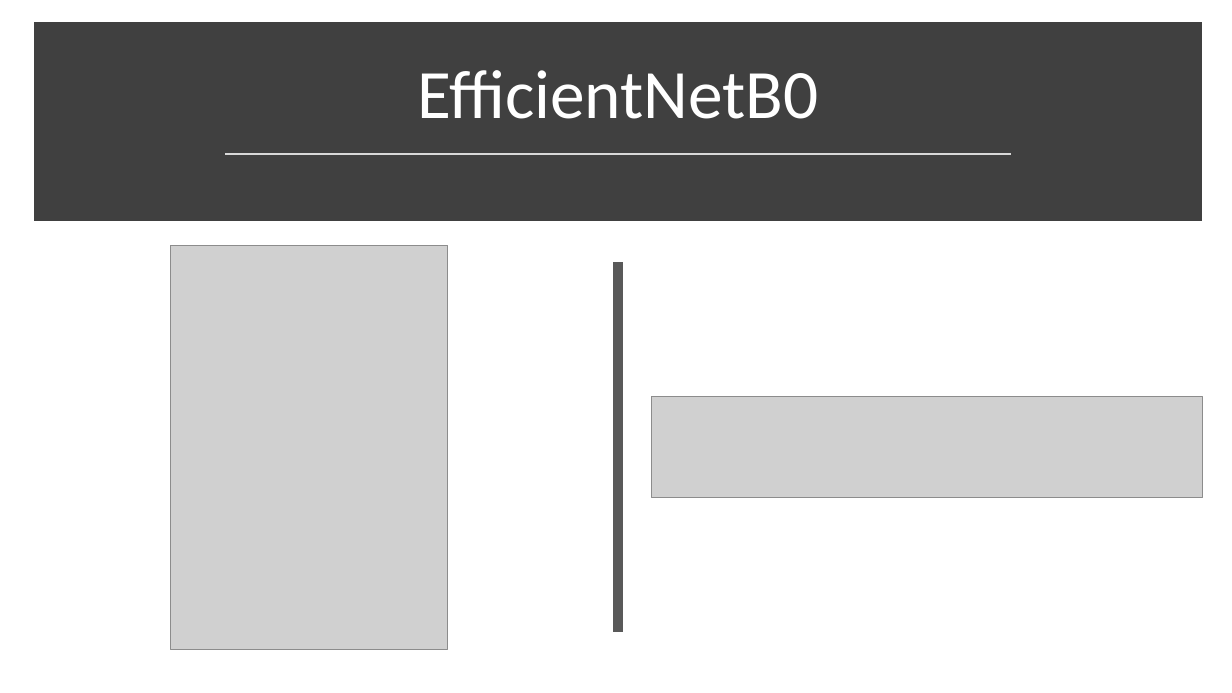
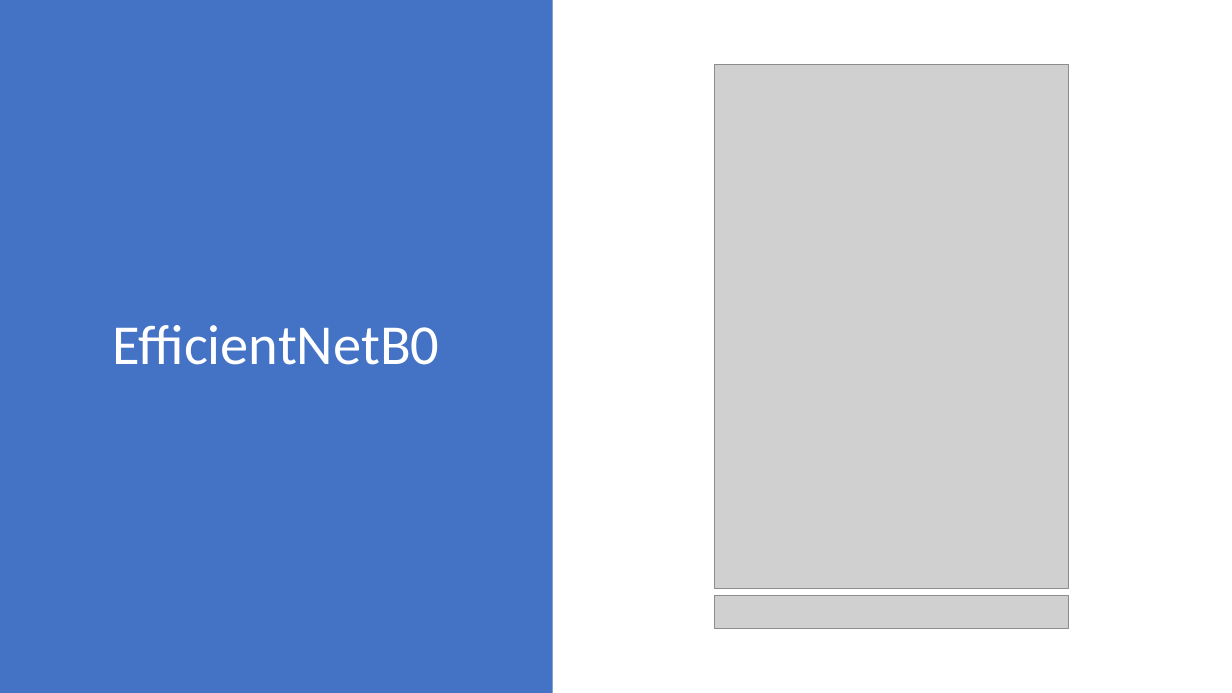
Before and after one commit to Sebercheres/Deep_Learning_Final_Project, a slide deck: slide 22 of Brain MRI Images for Brain Tumor Detection.pptx (slide 15 before the commit). Drawn at 1232x693 pixels with LibreOffice and Linux fonts; fonts in the diff are those of the drawing; grey boxes stand for pictures. Boxes give left, top, right and bottom in pixels: in the first picture for what was removed or moved away, otherwise in the second. Text is boxed around its words. In the diff, an @@ line names an element or a change of style, - is before the commit and + after.

```diff
--- a/Brain MRI Images for Brain Tumor Detection.pptx
+++ b/Brain MRI Images for Brain Tumor Detection.pptx
@@ rectangle added at <box>0,0,553,693</box>, fill #4472C4 @@
@@ rectangle removed at <box>40,29,1196,215</box> @@
@@ title "EfficientNetB0": place and size @@
-title "EfficientNetB0" at <box>417,70,818,119</box>
+title "EfficientNetB0" at <box>113,325,440,365</box>
@@ title "EfficientNetB0" at <box>113,325,440,365</box>: size 54 to 44 pt; vertical alignment bottom to middle @@
@@ picture added at <box>715,65,1069,589</box> @@
@@ line removed from (226, 153) to (1011, 153) @@
@@ picture removed at <box>170,245,448,649</box> @@
@@ line removed from (618, 262) to (618, 632) @@
@@ picture removed at <box>652,397,1203,498</box> @@
@@ picture added at <box>715,595,1069,628</box> @@
```
Also in this commit, not shown: 2 other slides changed, 13 slides added, 1 other file.
